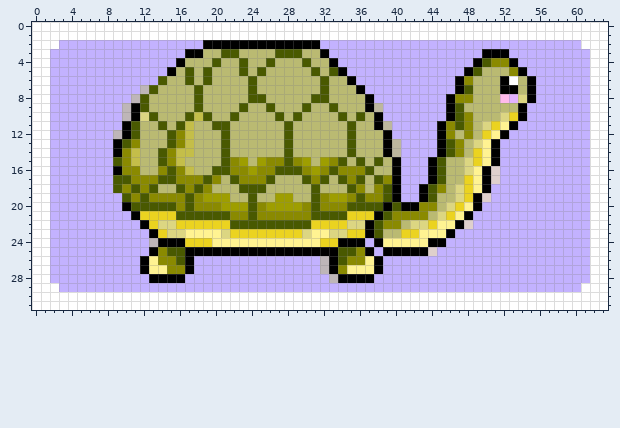
Two versions of one pixel-art file, Turtle.aseprite. The first picture shows the starting point.
64x32 pixels, 1 frame. Colours within 5 levels of each other are drawn and written as one.
After:
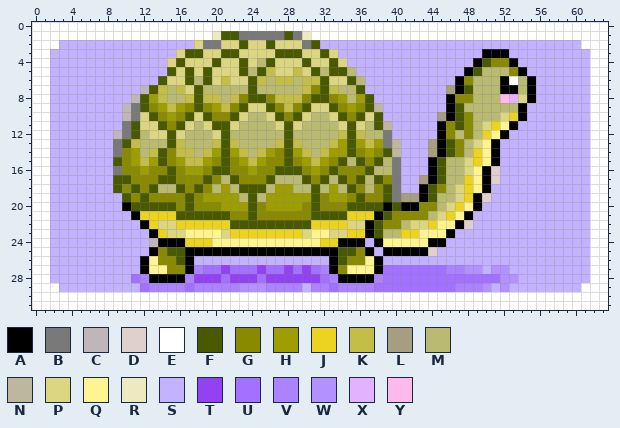
Palette (. is transparent): A #000000  B #797979  C #beb6b8  D #dfd0cc  E #ffffff  F #495900  G #8a8a00  H #9e9e00  J #ebd320  K #c4be49  L #a79e7f  M #baba72  N #bdb79e  P #dcd682  Q #fff392  R #edeac0  S #c3b2ff  T #9241f3  U #a271ff  V #ab82ff  W #b392ff  X #e3b2ff  Y #ffbaeb
Difference:
Changed rows in their new state; - is an unchanged pixel.
Layers "Drawing", "ActualBackground":
first column x 9:
 1 -----------RFFBBBBBFBR----------------
 2 ---------PBBPPFPPFPPPBF---------------
 3 -------PFFPP--PPPP---PPFP-------------
 4 ------PFPPP-PP-P--PPP-PPFP------------
 5 ------FP-P-PPP---KPPKP---FM-----------
 6 ------PP---PKPP-K-KK-KK-PPFM----------
 7 -----K-KP------------KG-K--F---------L
 8 ----HK--K-KK-KG--GKKKG--GH-HF---------
 9 --B-GHKHG-GHKG-PP-GKG-PP-GHGF---------
10 --B--GHG-P-GG-P--P-G-P--P-G-PF------L-
11 -B-PP-G-P-P--P----P-P----P-P-F--------
12 -B--PP-PM--P-------------K-K--B-------
13 B-K----KM--K-K----K-K---KH-HKHB----L--
14 B-H-K-----KH-HK-KHG-HK-KHH-GHGF----L--
15 --HKH--HKKHG---K------K-----G--B------
16 B--HG---HHG--------------------B------
17 -------------------------------B--L---
18 ------------H-----HH----H------B------
19 -------------H---H--HH---------BLL----
first column x 11:
26 ---------------------S---------------------
27 -------VUUTUUUTUUTUTUV------UUUUUUUVVWW-WW-
28 UV----VTTTUTTTUTTTTTTUV----VUUUUUUUUUUUUUWW
29 -UVVVVUVVVVVWWWVVVV-VVUVVVVUUUUUUUUUVVVW-W-
Boxes around the changes in both pictures, in picture pixels (x1, y1, x2, y2):
changed: (113, 31, 455, 202)
changed: (131, 256, 518, 292)
